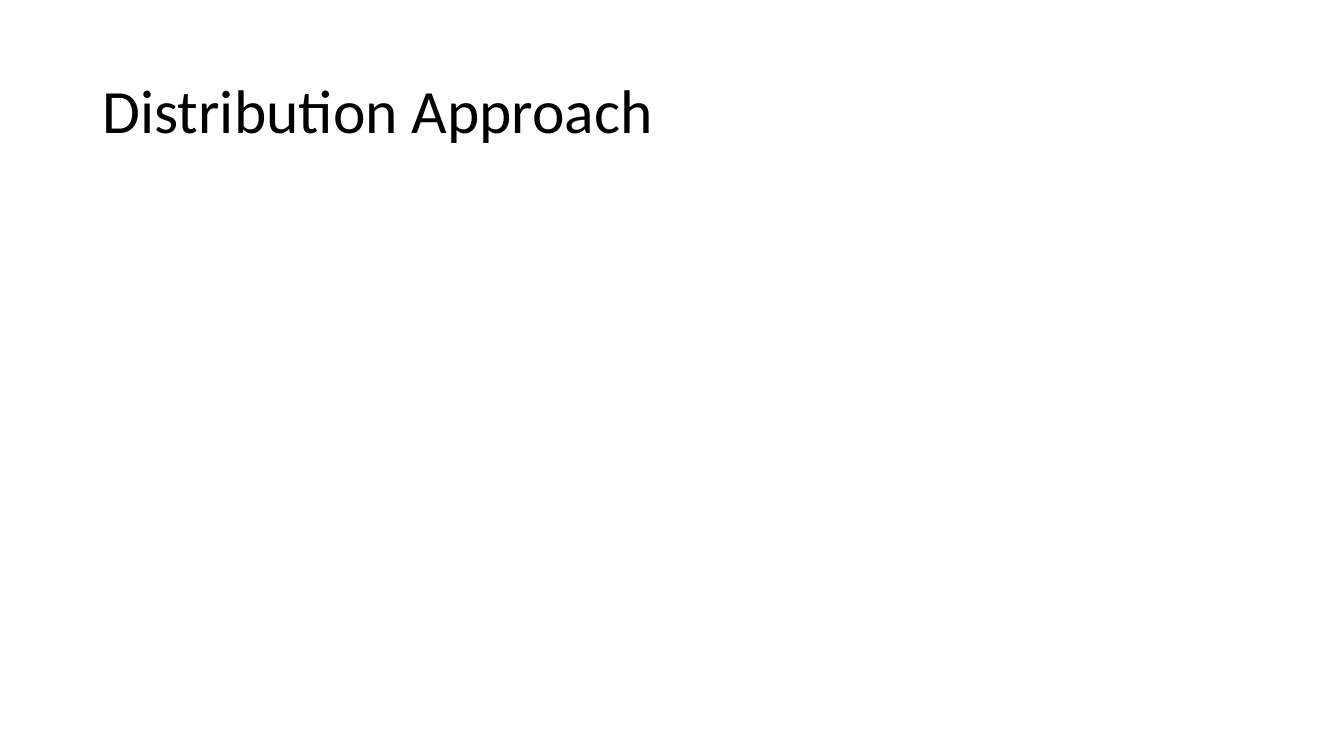
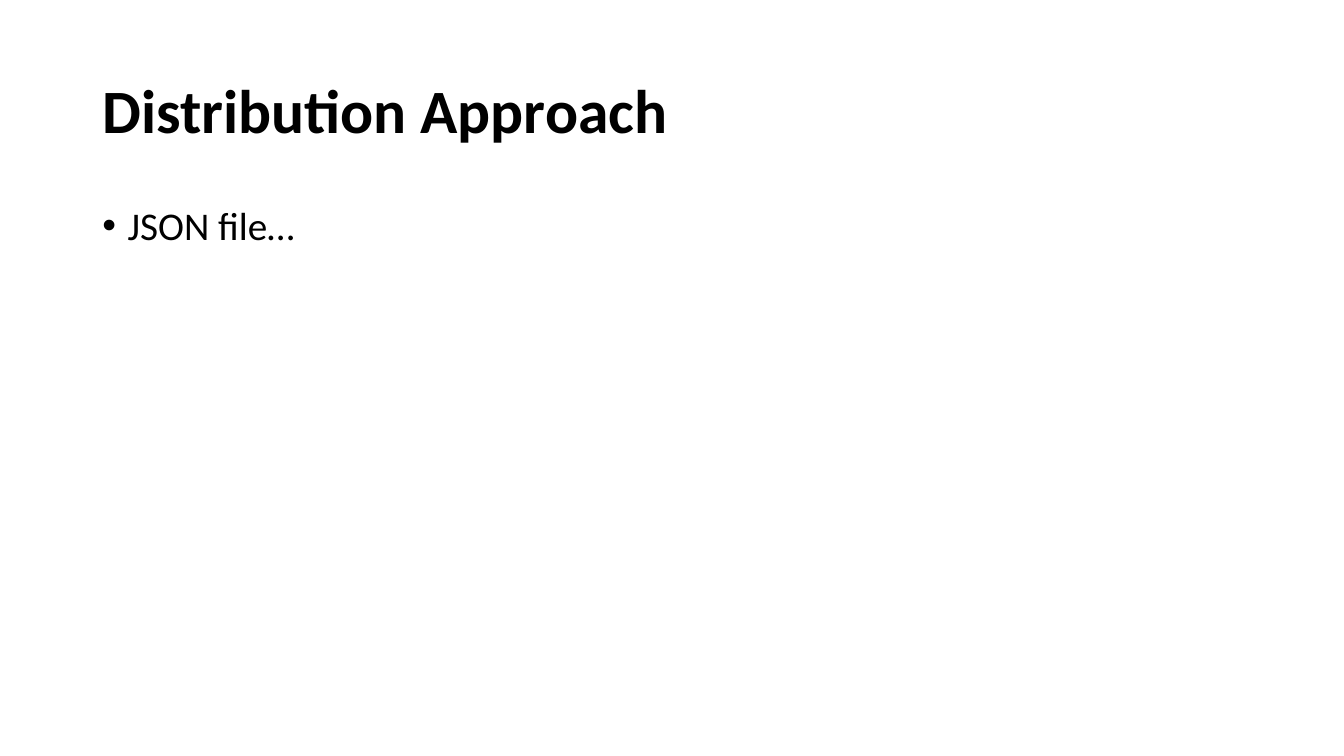
Before and after one commit to TrevorPawlewicz/DSCI-511-Course-Project, a slide deck: slide 8 of Presentation PowerPoint/Project-Presentation-Template.pptx (slide 9 before the commit). Drawn at 1344x756 pixels with LibreOffice and Linux fonts; fonts in the diff are those of the drawing. Boxes give left, top, right and bottom in pixels: in the first picture for what was removed or moved away, otherwise in the second. Text is boxed around its words. In the diff, an @@ line names an element or a change of style, - is before the commit and + after.

```diff
--- a/Presentation PowerPoint/Project-Presentation-Template.pptx
+++ b/Presentation PowerPoint/Project-Presentation-Template.pptx
@@ title "Distribution Approach" at (x1=102, y1=89, x2=668, y2=143): bold on @@
@@ text added at (x1=128, y1=212, x2=294, y2=241), 28 pt, text #000000 @@
+• JSON file…
```
Also in this commit, not shown: 6 other slides changed, 6 slides added, 2 slides removed.
